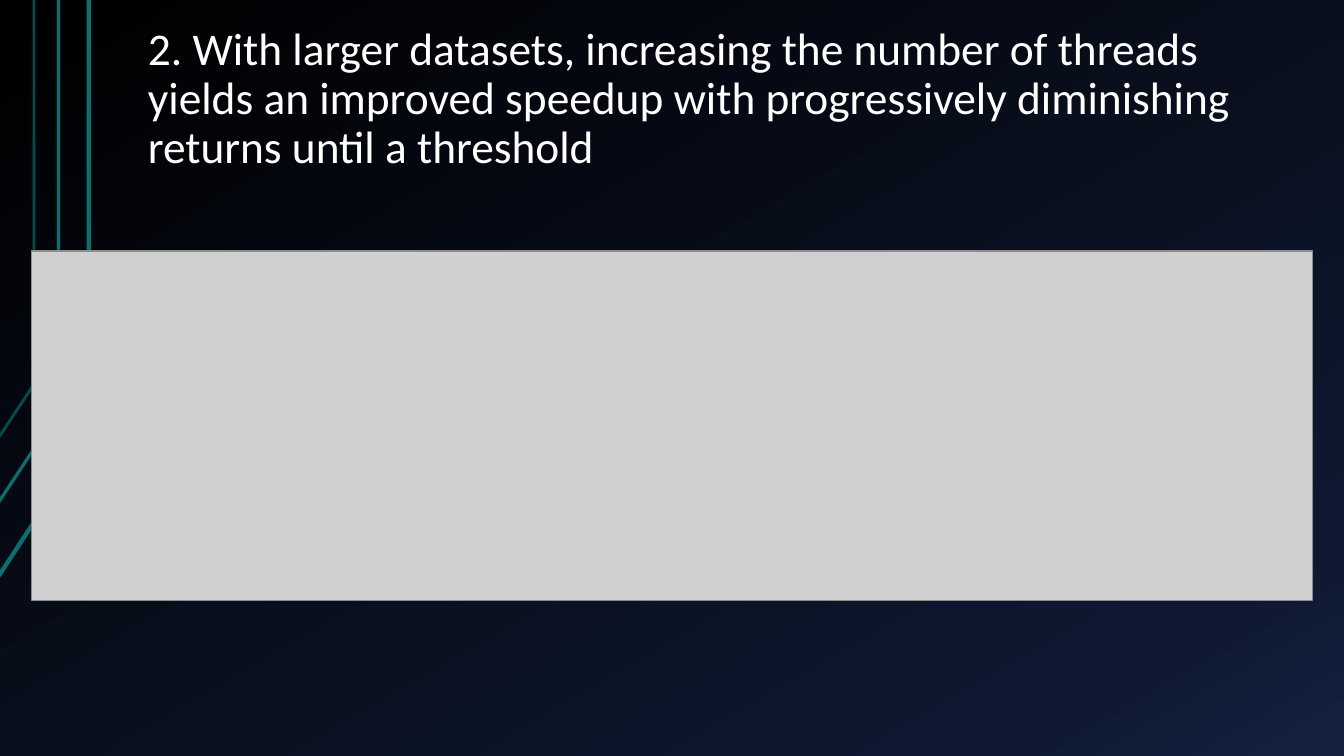
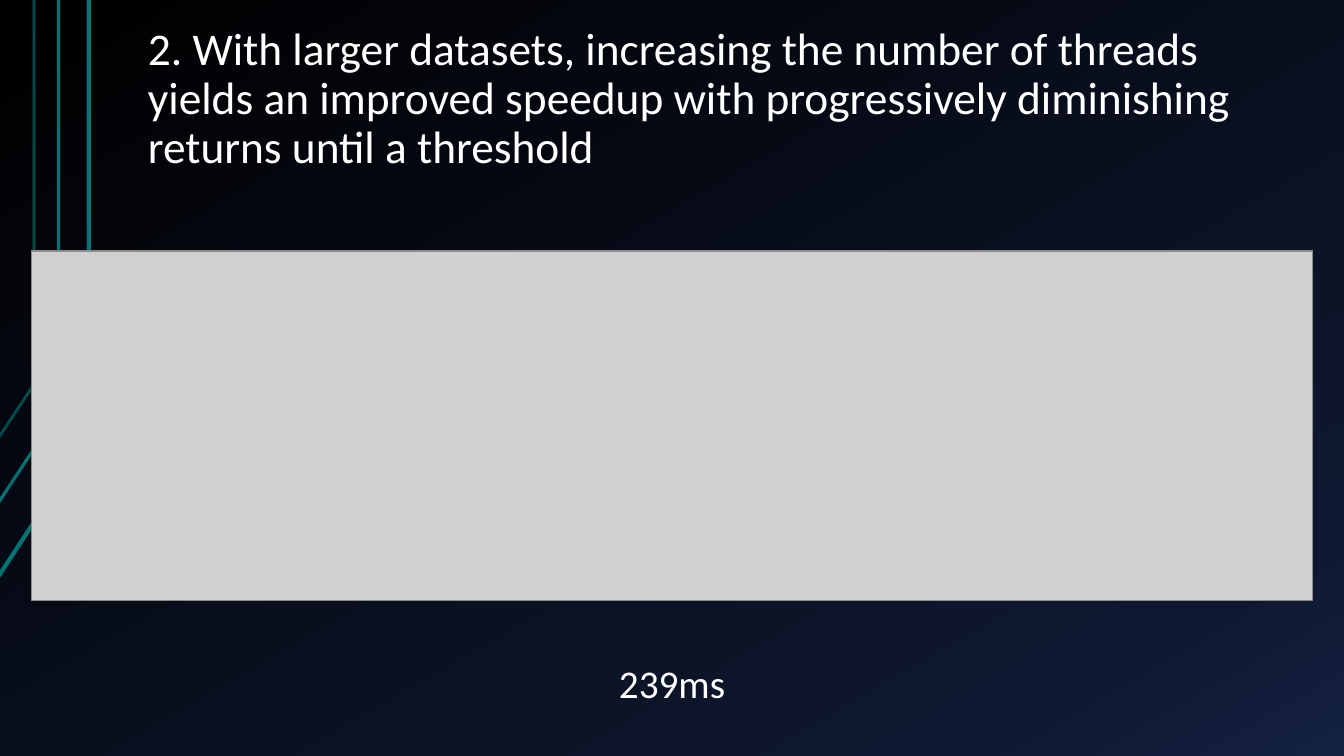
Before and after one commit to glmquint/K-Means-local, a slide deck: slide 9 of documentazione/presentazione.pptx. Drawn at 1344x756 pixels with LibreOffice and Linux fonts; fonts in the diff are those of the drawing; grey boxes stand for pictures. Boxes give left, top, right and bottom in pixels: in the first picture for what was removed or moved away, otherwise in the second. Text is boxed around its words. In the diff, an @@ line names an element or a change of style, - is before the commit and + after.

```diff
--- a/documentazione/presentazione.pptx
+++ b/documentazione/presentazione.pptx
@@ text added at box(619, 672, 725, 699), 28 pt, text #FFFFFF @@
+239ms
```
Also in this commit, not shown: 2 other slides changed, 1 slide added, 1 other file.
